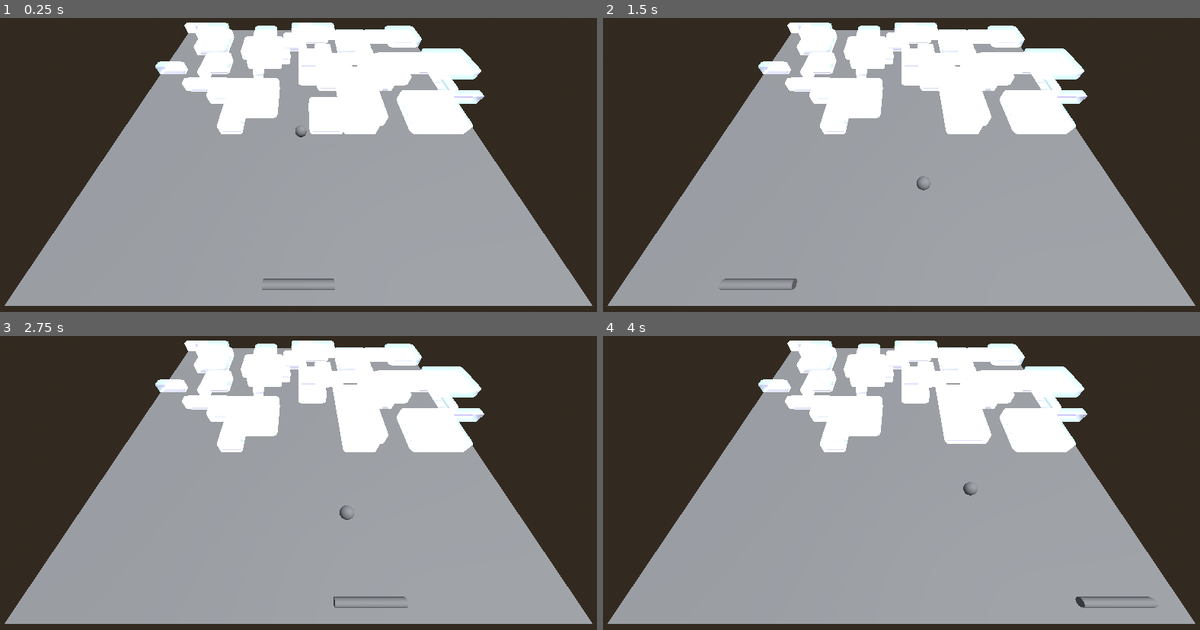
Above: before the commit, frames 1-4 (two rows, left to right).
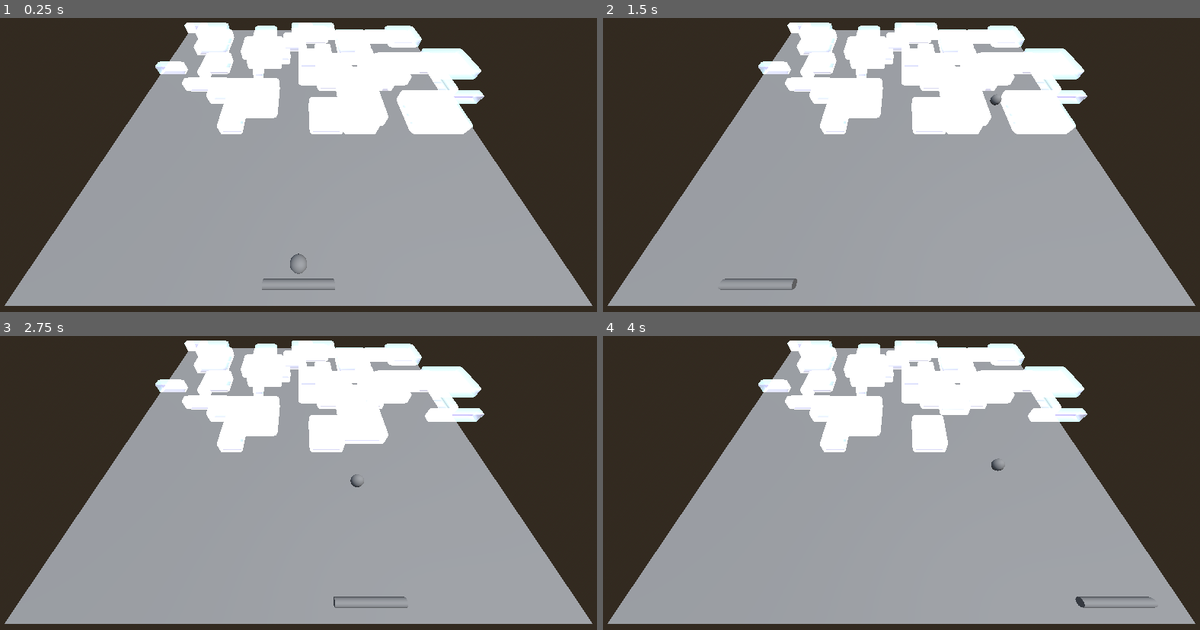
Above: after the commit, the same moments.

Repository: Tom3s/brick-breaker-reborn
Game: Godot game, scene res://test_files/3d_base_scene.tscn
The game is run twice, just before and just after one commit, with the same random seed, the same clock (stepped at 60 frames per second) and the same inputs. The project has no main scene, so this scene is started directly.
Inputs (mouse positions are in pixels of both pictures, inside the frame that each line leads up to):
- Up to frame 1 (0.25 s): no input
- Up to frame 2 (1.5 s): tap Enter at 0.5 s; move the mouse to (1032, 150) at 0.52 s; click (1032, 150) at 0.6 s; move the mouse to (782, 182) at 1.27 s; click (782, 182) at 1.35 s
- Up to frame 3 (2.75 s): move the mouse to (358, 409) at 2.02 s; click (358, 409) at 2.1 s
- Up to frame 4 (4 s): move the mouse to (871, 553) at 2.77 s; click (871, 553) at 2.85 s; move the mouse to (1086, 535) at 3.52 s; click (1086, 535) at 3.6 s

The runs differ from the first frame. In frame 1, 0.1% of the frame differs, in the area x 48-52%, y 36-88%; in frame 2, 0.7%; in frame 3, 2.4%; in frame 4, 3.0%, in the area x 51-80%, y 16-55%.

Commit message:
Basic ball release implemented
[x] ball starts attached to the paddle
[x] ball is released on click

Diff:
--- a/MouseInputHandler.gd
+++ b/MouseInputHandler.gd
@@ -3,6 +3,7 @@
 
 # TODO: might wanna handle this in an other way to not get race conditions and have more consistent phisycs
 signal mouse_moved(dist: Vector2)
+signal release_ball_pressed()
 
 var mouse_pos: Vector2
 
@@ -25,4 +26,6 @@
 		mouse_pos = event.screen_relative
 		# print(mouse_pos)
 		mouse_moved.emit(mouse_pos)
-	# else:
+
+	if Input.is_action_just_pressed("release_ball"):
+		release_ball_pressed.emit()
--- a/game_logic/Ball.gd
+++ b/game_logic/Ball.gd
@@ -18,12 +18,17 @@
 var position: Vector2
 var velocity: Vector2
 
+var released: bool = false
+
 func randomize_velocity() -> void:
-	velocity = Vector2(randf_range(-1, 1), randf_range(-1, 1)).normalized()
+	velocity = Vector2(randf_range(-0.5, 0.5), -1).normalized()
 	velocity *= target_velocity
 
 ## Approches target_velocity and moves the ball with factor `delta`
 func move(delta: float) -> void:
+	if !released:
+		return
+
 	if velocity.length() > target_velocity:
 		velocity = velocity.normalized() * (velocity.length() - deceleration)
 	else:
@@ -121,3 +126,6 @@
 				boost()
 
 	return
+
+func set_position(new_pos: Vector2) -> void:
+	position = new_pos
--- a/project.godot
+++ b/project.godot
@@ -23,6 +23,14 @@
 window/size/viewport_width=1280
 window/size/viewport_height=720
 
+[input]
+
+release_ball={
+"deadzone": 0.2,
+"events": [Object(InputEventMouseButton,"resource_local_to_scene":false,"resource_name":"","device":-1,"window_id":0,"alt_pressed":false,"shift_pressed":false,"ctrl_pressed":false,"meta_pressed":false,"button_mask":1,"position":Vector2(149, 25),"global_position":Vector2(158, 73),"factor":1.0,"button_index":1,"canceled":false,"pressed":true,"double_click":false,"script":null)
+]
+}
+
 [rendering]
 
 renderer/rendering_method="mobile"
--- a/test_files/3d_base_scene.gd
+++ b/test_files/3d_base_scene.gd
@@ -16,7 +16,7 @@
 var blocks: Array[BreakableBlock]
 
 func _ready() -> void:
-	ball.randomize_velocity()
+	# ball.randomize_velocity()
 
 	# screen_bounds = DisplayServer.window_get_size()
 	set_up_screen_collision()
@@ -43,6 +43,7 @@
 
 
 	mouse_input_handler.mouse_moved.connect(handle_mouse_movement)
+	mouse_input_handler.release_ball_pressed.connect(release_ball)
 
 	handle_mouse_movement(Vector2.ZERO)
 
@@ -51,7 +52,10 @@
 
 
 func _process(delta: float) -> void:
-	ball.move(delta)
+	if !ball.released:
+		ball.set_position(paddle.position + Vector2.UP * ball.radius * 2)
+	else:
+		ball.move(delta)
 
 	# handle collision
 	var collided: bool = false
@@ -116,3 +120,8 @@
 # might cause headache lter when debugging
 func handle_mouse_movement(movement: Vector2) -> void:
 	paddle.move(movement)
+
+
+func release_ball() -> void:
+	ball.randomize_velocity()
+	ball.released = true
